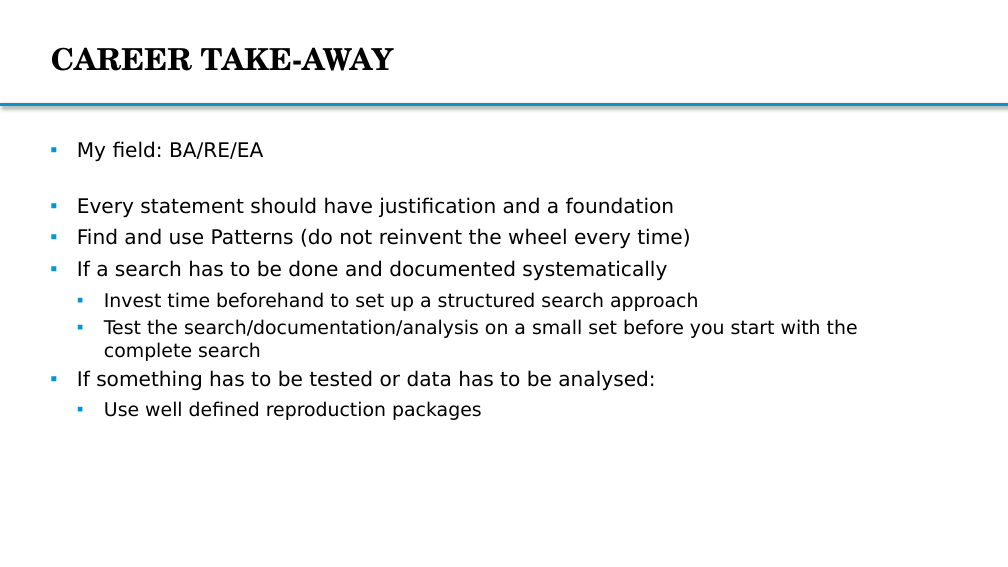
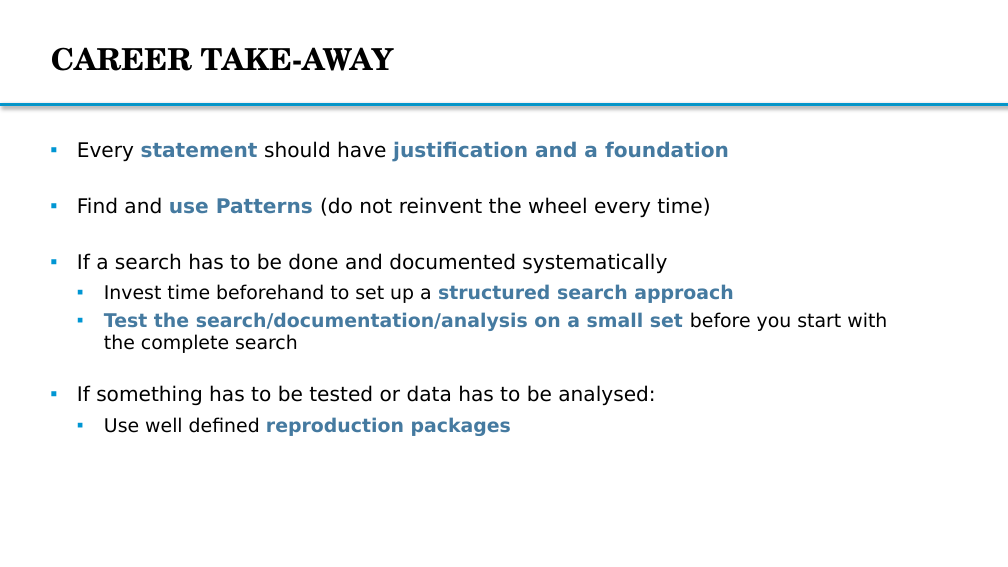
Before and after one commit to Bimi1804/BiT-ReNU, a slide deck: slide 45 of MasterThesis_Presentation2_MarkusBimassl.pptx (slide 63 before the commit). Drawn at 1008x567 pixels with LibreOffice and Linux fonts; fonts in the diff are those of the drawing; background and template pictures are left out. Boxes give left, top, right and bottom in pixels: in the first picture for what was removed or moved away, otherwise in the second. Text is boxed around its words. In the diff, an @@ line names an element or a change of style, - is before the commit and + after.

```diff
--- a/MasterThesis_Presentation2_MarkusBimassl.pptx
+++ b/MasterThesis_Presentation2_MarkusBimassl.pptx
@@ text at [77,141,263,162]: paragraph removed @@
-▪ My field: BA/RE/EA
@@ text at [77,141,887,436]: text colour #000000 to #457AA0, bold on in "statement justification and a foundation", "use Patterns", "structured search approach", "Test the search/documentation/analysis on a small set" and 1 more places @@
```
Also in this commit, not shown: 11 other slides changed, 5 slides added, 4 slides removed.
